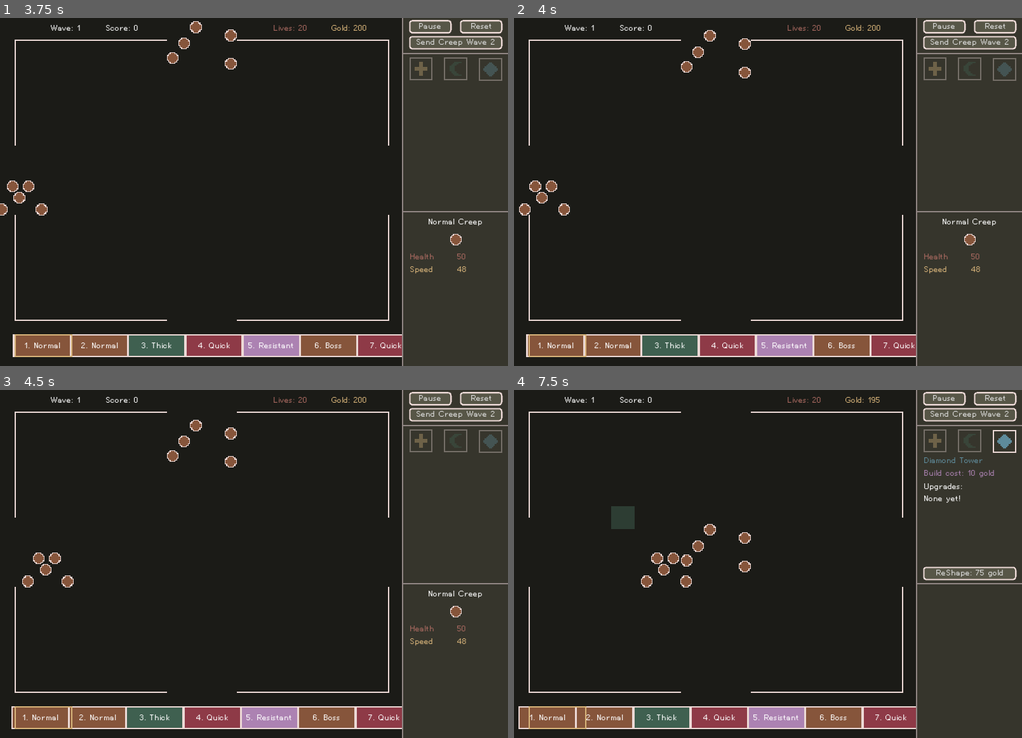
Above: before the commit, frames 1-4 (two rows, left to right).
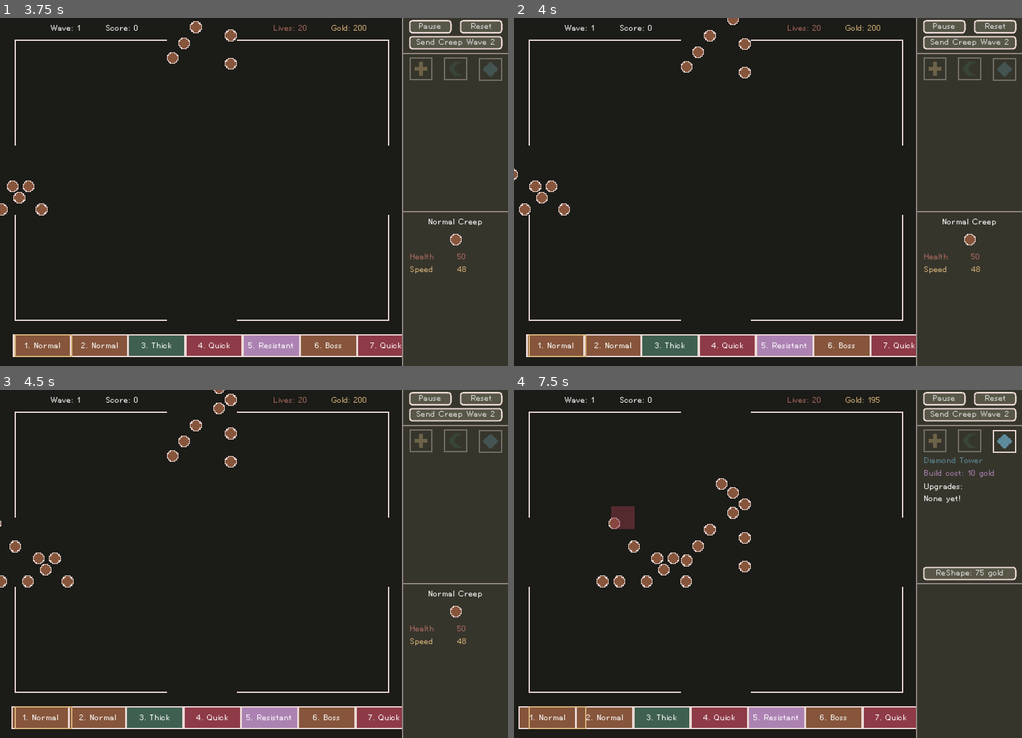
Above: after the commit, the same moments.

Repository: nolenroyalty/ReShape-TD
Game: Godot game, scene res://Main.tscn
Same seed, same stepped clock (60 frames per second), same inputs: the game is played once before the commit and once after it.
Inputs (mouse positions are in pixels of both pictures, inside the frame that each line leads up to):
- Up to frame 1 (3.75 s): click "Reset" at 0.5 s; click "Oops that was a MISTAKE!" at 1.25 s; click "Start" at 2 s; click (5, 209) at 2.77 s; move the mouse to (203, 181) at 3.52 s; hold U (upgrade_tower) from 3.53 s (still down); hold Shift (continue_building) from 3.53 s (still down); click (203, 181) at 3.67 s
- Up to frame 2 (4 s): keep holding U (upgrade_tower); keep holding Shift (continue_building)
- Up to frame 3 (4.5 s): move the mouse to (152, 581) at 4.27 s; release U (upgrade_tower) at 4.28 s; release Shift (continue_building) at 4.28 s; tap R (reshape_tower) at 4.35 s
- Up to frame 4 (7.5 s): move the mouse to (818, 487) at 5.02 s; hold U (upgrade_tower) 5.03-6.53 s; tap one key every 0.75 s from 5.1 s: 1 (select_tower_1) 2 (select_tower_2) 3 (select_tower_3) S (sell_tower); move the mouse to (742, 633) at 5.77 s; click (742, 633) at 5.92 s; move the mouse to (920, 616) at 6.52 s; move the mouse to (615, 511) at 7.27 s

Frame 1 is identical in both runs. In frame 2, less than 0.1% of the frame differs, in the area x 0-45%, y 0-47%; in frame 3, 0.3%; in frame 4, 0.8%, in the area x 16-47%, y 25-57%.

Commit message:
i love to make modal popups

Diff:
--- a/battlefield/Battlefield.gd
+++ b/battlefield/Battlefield.gd
@@ -210,9 +210,11 @@
 	for _i in range(count):
 		spawn_queue.append([creep, level])
 
-func spawn_wave(kind, level, is_boss):
-	var count = 5
-	if is_boss: count = 1
+func spawn_wave(kind, level, is_boss, number_of_creeps=null):
+	if number_of_creeps == null:
+		number_of_creeps = 9
+		if is_boss: number_of_creeps = 1
+
 	var CreepClass = null
 
 	match kind:
@@ -229,7 +231,7 @@
 			if is_boss: CreepClass = ResistBoss
 			else: CreepClass = Resist
 
-	add_to_spawn_queue(CreepClass, count, level)
+	add_to_spawn_queue(CreepClass, number_of_creeps, level)
 
 func handle_keypresses__playing(_delta):
 	if State.debug and Input.is_action_just_pressed("DEBUG_SPAWN_WAVES"):
@@ -286,6 +288,8 @@
 	for child in get_tree().get_nodes_in_group("tower"):
 		child.queue_free()
 	for child in get_tree().get_nodes_in_group("bullet"):
+		child.queue_free()
+	for child in get_tree().get_nodes_in_group("creep_timer"):
 		child.queue_free()
 
 	current_build_location = null
--- a/ui/EndModal.gd
+++ b/ui/EndModal.gd
@@ -3,7 +3,8 @@
 signal play_again()
 
 onready var title = $NinePatchRect/Title
-onready var score_label = $NinePatchRect/ScoreLabel
+onready var score_details = $NinePatchRect/ScoreDetails
+onready var score_full = $NinePatchRect/ScoreFull
 onready var button = $NinePatchRect/Button
 
 func set_text(won_game, wave_bonus):
@@ -17,8 +18,8 @@
 	var killscore = "Kill score: %d" % (score - wave_bonus + life_penalty)
 	var wavebonus = "Bonus from sending waves early: %d" % wave_bonus
 	var lifepenalty = "Penalty from lives lost: -%d" % life_penalty
-	var total = "Total score: %d" % score
-	score_label.text = killscore + "\n" + wavebonus + "\n" + lifepenalty + "\n" + total
+	score_details.text = killscore + "\n" + wavebonus + "\n" + lifepenalty
+	score_full.text = "Final score: %d" % score
 
 func on_button_pressed():
 	emit_signal("play_again")
--- a/ui/EndModal.tscn
+++ b/ui/EndModal.tscn
@@ -34,7 +34,7 @@
 text = "You Won!!"
 align = 1
 
-[node name="ScoreLabel" type="Label" parent="NinePatchRect"]
+[node name="ScoreDetails" type="Label" parent="NinePatchRect"]
 anchor_left = 0.5
 anchor_top = 0.5
 anchor_right = 0.5
@@ -46,17 +46,30 @@
 text = "Kill Score: 500
 Bonus from sending waves early: 0
 Penalty from lives lost: -60
-Total: 440
+
 "
+
+[node name="ScoreFull" type="Label" parent="NinePatchRect"]
+anchor_left = 0.5
+anchor_top = 0.5
+anchor_right = 0.5
+anchor_bottom = 0.5
+margin_left = -112.0
+margin_top = 18.0
+margin_right = 112.0
+margin_bottom = 32.0
+custom_colors/font_color = Color( 0.847059, 0.705882, 0.478431, 1 )
+text = "Final score: 50000"
+align = 1
 
 [node name="Button" type="Button" parent="NinePatchRect"]
 anchor_left = 0.5
 anchor_top = 0.5
 anchor_right = 0.5
 anchor_bottom = 0.5
-margin_left = -30.0
-margin_top = 39.0
-margin_right = 31.0
-margin_bottom = 57.0
+margin_left = -38.5
+margin_top = 43.0
+margin_right = 38.5
+margin_bottom = 61.0
 rect_min_size = Vector2( 60, 0 )
 text = "Play Again"
--- a/ui/FullSidebar.gd
+++ b/ui/FullSidebar.gd
@@ -43,6 +43,7 @@
 		next_wave_button.disabled = true
 	else:
 		next_wave_button.text = "Send Creep Wave %d" % (number + 1)
+		next_wave_button.disabled = false
 
 func prop_reset():
 	emit_signal("reset")
@@ -59,6 +60,7 @@
 func reset():
 	set_shape(null)
 	next_wave_button.text = "Start"
+	next_wave_button.disabled = false
 	individual_viewer.free_current()
 
 func _ready():
--- a/ui/WaveDisplay.gd
+++ b/ui/WaveDisplay.gd
@@ -40,7 +40,7 @@
 	emit_signal("timer_updated", timer_amount)
 
 func advance_immediately():
-	if wave_number != 0:
+	if wave_number != 0 and wave_number + 1 < len(waves):
 		var bonus = timer_amount * 3
 		bonus_from_wave_skipping += bonus
 		State.add_score(bonus)
